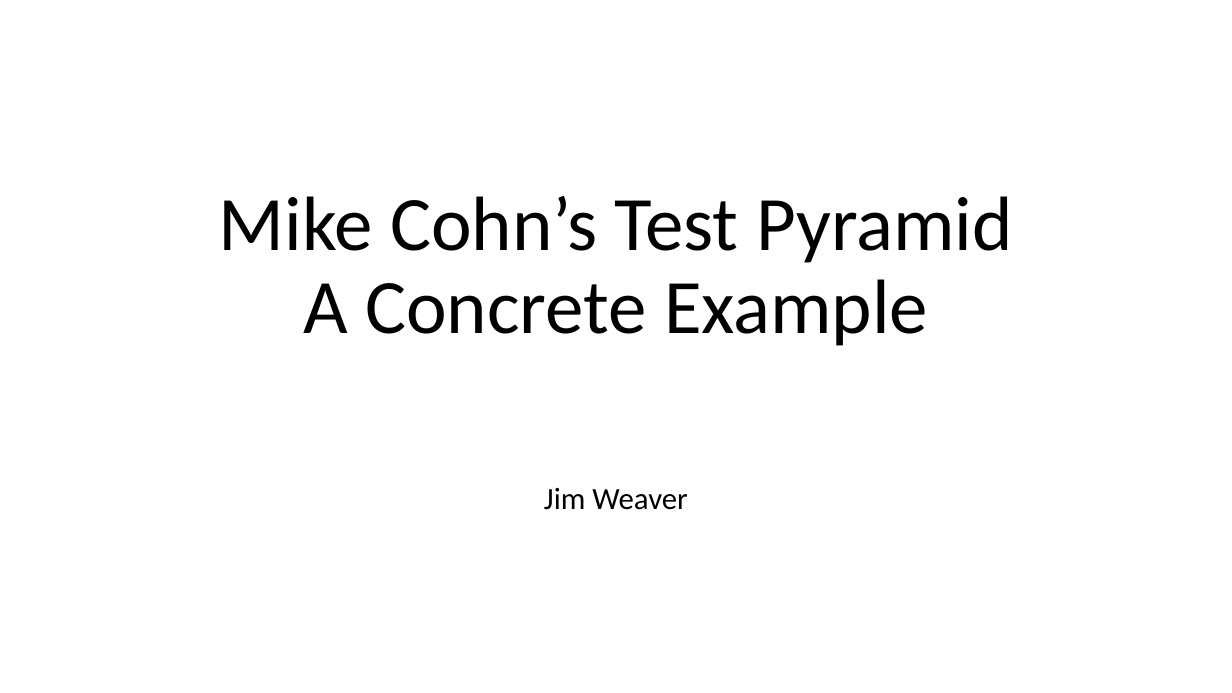
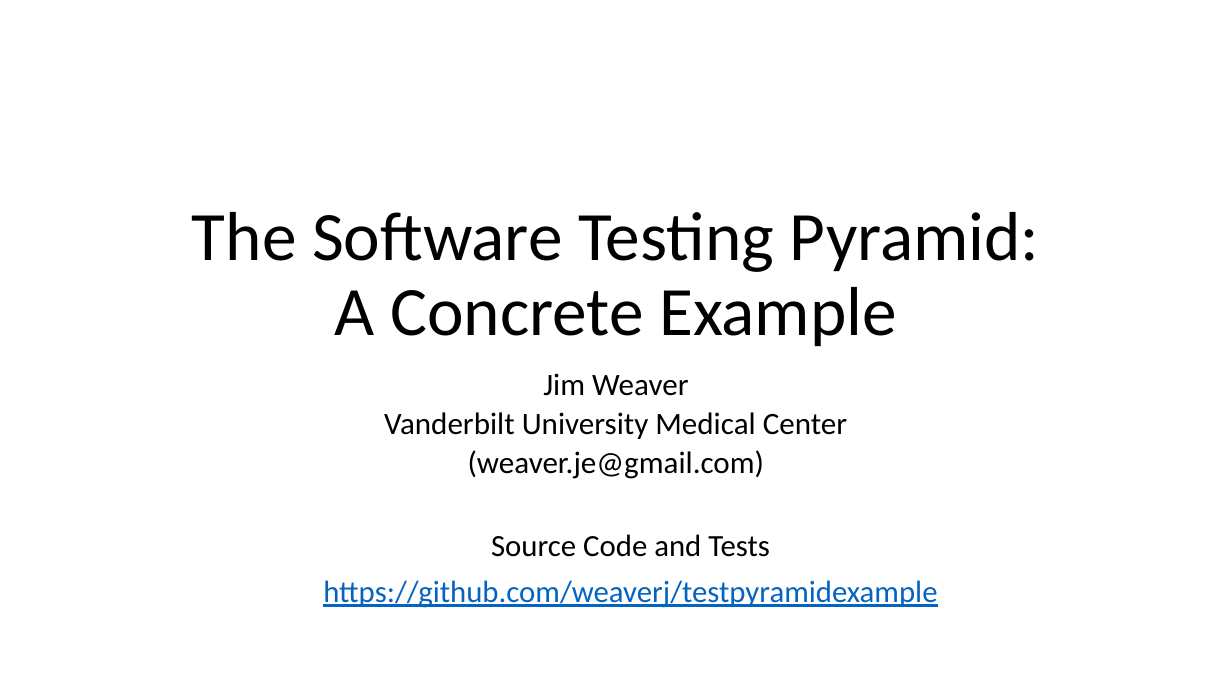
Before and after one commit to weaverj/testpyramidexample, a slide deck: slide 1 of Test Pyramid Presentation.pptx. Drawn at 1232x693 pixels with LibreOffice and Linux fonts; fonts in the diff are those of the drawing; background and template pictures are left out. Boxes give left, top, right and bottom in pixels: in the first picture for what was removed or moved away, otherwise in the second. Text is boxed around its words. In the diff, an @@ line names an element or a change of style, - is before the commit and + after.

Commit message:
slide updates, test changes for client and server, exception handling on server

```diff
--- a/Test Pyramid Presentation.pptx
+++ b/Test Pyramid Presentation.pptx
@@ title at [192,212,1039,347]: text changed; size 60 to 54 pt @@
-Mike Cohn’s Test Pyramid
-A Concrete Example
+The Software Testing Pyramid:
+A Concrete Example
@@ subtitle "Jim Weaver": place and size @@
-subtitle "Jim Weaver" at [544,488,688,510]
+subtitle "Jim Weaver" at [384,373,847,479]
@@ subtitle at [543,373,688,396]: size 24 to 24.2 pt in "Jim Weaver"; line spacing 0.9 to 0.7 @@
@@ subtitle at [384,412,847,479]: paragraphs added @@
+Vanderbilt University Medical Center
+(weaver.je@gmail.com)
@@ text added at [323,534,937,608], 24 pt, text #0563C1, underline @@
+Source Code and Tests
+https://github.com/weaverj/testpyramidexample
```
Also in this commit, not shown: 12 slides added, 8 other files.
